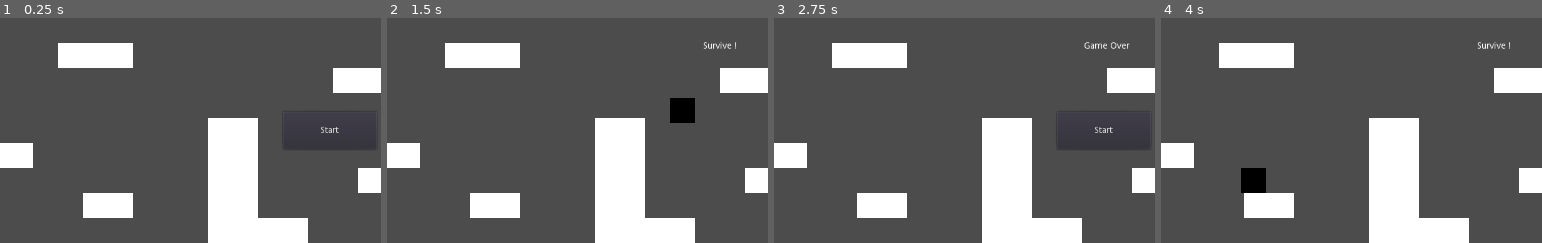
Above: before the commit, frames 1-4 (left to right).
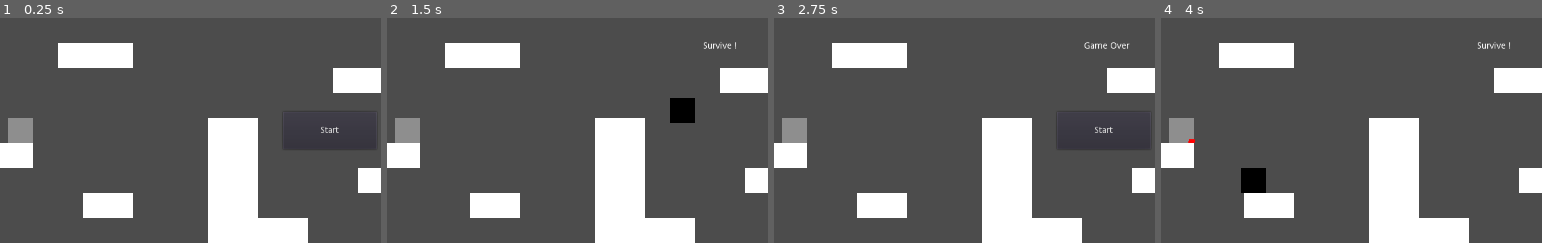
Above: after the commit, the same moments.

Repository: stanmbrs/game-gihnw
Game: Godot game, scene res://Scenes/Main.tscn
Two runs of this game, one before a commit and one after it. Both use one fixed random seed, a clock stepped at 60 frames per second and the inputs below.
Inputs:
- Up to frame 1 (0.25 s): no input
- Up to frame 2 (1.5 s): click "Start" at 0.5 s; hold Right (move_right) from 1.28 s (still down)
- Up to frame 3 (2.75 s): keep holding Right (move_right); tap Space (jump) at 1.52, 2.27 s
- Up to frame 4 (4 s): release Right (move_right) at 2.75 s; click "Start" at 2.75 s; hold Left (move_left) from 3.53 s (still down)
The pictures show only the part of the screen within x 6-56%, y 33-83%; the shares and areas given below are measured in that part.

The runs differ from the first frame. In frame 1, 0.7% of the frame differs, in the area x 2-9%, y 44-56%; in frame 2, 0.7%; in frame 3, 0.7%; in frame 4, 0.7%.

Commit message:
Mask & Layer + First enemy
Rework mask and layer
First enemy improvement: Turret can shoot

Diff:
--- a/Scenes/Bullet.tscn
+++ b/Scenes/Bullet.tscn
@@ -5,18 +5,18 @@
 [sub_resource type="RectangleShape2D" id=1]
 
 custom_solver_bias = 0.0
-extents = Vector2( 3.99571, 2.00214 )
+extents = Vector2( 5.0038, 2.99561 )
 
-[node name="Bullet" type="RigidBody2D" index="0"]
+[node name="Bullet" type="RigidBody2D"]
 
 input_pickable = false
-collision_layer = 1
-collision_mask = 1
+collision_layer = 32
+collision_mask = 11
 mode = 0
 mass = 1.0
 friction = 1.0
 bounce = 0.0
-gravity_scale = 1.0
+gravity_scale = 0.0
 custom_integrator = false
 continuous_cd = 0
 contacts_reported = 0
@@ -28,6 +28,7 @@
 angular_velocity = 0.0
 angular_damp = -1.0
 script = ExtResource( 1 )
+_sections_unfolded = [ "Collision" ]
 
 [node name="CollisionShape2D" type="CollisionShape2D" parent="." index="0"]
 
@@ -40,10 +41,10 @@
 anchor_top = 0.0
 anchor_right = 0.0
 anchor_bottom = 0.0
-margin_left = -4.0
-margin_top = -2.0
-margin_right = 4.0
-margin_bottom = 2.0
+margin_left = -5.0
+margin_top = -3.0
+margin_right = 5.0
+margin_bottom = 3.0
 rect_pivot_offset = Vector2( 0, 0 )
 rect_clip_content = false
 mouse_filter = 0
--- a/Scenes/Main.tscn
+++ b/Scenes/Main.tscn
@@ -1,12 +1,13 @@
-[gd_scene load_steps=6 format=2]
+[gd_scene load_steps=7 format=2]
 
 [ext_resource path="res://Scripts/Main.gd" type="Script" id=1]
 [ext_resource path="res://Assets/Tile Set/TileSet.tres" type="TileSet" id=2]
 [ext_resource path="res://Scenes/Player.tscn" type="PackedScene" id=3]
 [ext_resource path="res://Scenes/HUD.tscn" type="PackedScene" id=4]
 [ext_resource path="res://Scenes/SpikesX5.tscn" type="PackedScene" id=5]
+[ext_resource path="res://Scenes/MobTurret.tscn" type="PackedScene" id=6]
 
-[node name="Main" type="Node" index="0"]
+[node name="Main" type="Node"]
 
 script = ExtResource( 1 )
 
@@ -54,13 +55,13 @@
 
 [node name="Spikes" type="Node" parent="." index="5"]
 
-editor/display_folded = true
-
 [node name="SpikesX5" parent="Spikes" index="0" instance=ExtResource( 5 )]
 
 position = Vector2( 900, 700 )
 
 [node name="Spawns" type="Node" parent="." index="6"]
+
+editor/display_folded = true
 
 [node name="Spawn1" type="Position2D" parent="Spawns" index="0"]
 
@@ -94,8 +95,11 @@
 
 position = Vector2( 899.758, 500.558 )
 
+[node name="MobTurret" parent="." index="7" instance=ExtResource( 6 )]
+
+position = Vector2( 140, 420 )
+DETECT_RADIUS = 250
+
 [connection signal="timeout" from="TimeScoreTimer" to="." method="_on_TimeScoreTimer_timeout"]
 
 [connection signal="start_game" from="HUD" to="." method="new_game"]
-
-[connection signal="game_over" from="Spikes/SpikesX5" to="." method="game_over"]
--- a/Scenes/MobTurret.tscn
+++ b/Scenes/MobTurret.tscn
@@ -1,6 +1,7 @@
-[gd_scene load_steps=4 format=2]
+[gd_scene load_steps=5 format=2]
 
 [ext_resource path="res://Scripts/MobTurret.gd" type="Script" id=1]
+[ext_resource path="res://Scenes/Bullet.tscn" type="PackedScene" id=2]
 
 [sub_resource type="RectangleShape2D" id=1]
 
@@ -10,18 +11,20 @@
 [sub_resource type="CircleShape2D" id=2]
 
 custom_solver_bias = 0.0
-radius = 274.283
+radius = 100.0
 
-[node name="MobShooter" type="KinematicBody2D" index="0"]
+[node name="MobTurret" type="KinematicBody2D" index="0"]
 
 input_pickable = false
-collision_layer = 1
-collision_mask = 1
+collision_layer = 8
+collision_mask = 3
 collision/safe_margin = 0.08
 script = ExtResource( 1 )
-GRAVITY = null
-DETECT_RADIUS = null
-FIRE_RATE = null
+_sections_unfolded = [ "Collision" ]
+GRAVITY = 50.0
+DETECT_RADIUS = 300
+FIRE_RATE = 1.0
+BULLET = ExtResource( 2 )
 
 [node name="CollisionShape2D" type="CollisionShape2D" parent="." index="0"]
 
@@ -53,9 +56,25 @@
 gravity = 98.0
 linear_damp = 0.1
 angular_damp = 1.0
+collision_layer = 16
+collision_mask = 2
 audio_bus_override = false
 audio_bus_name = "Master"
+_sections_unfolded = [ "Collision" ]
 
 [node name="CollisionShape2D" type="CollisionShape2D" parent="Visibility" index="0"]
 
 shape = SubResource( 2 )
+
+[node name="ShootTimer" type="Timer" parent="." index="3"]
+
+process_mode = 1
+wait_time = 1.0
+one_shot = true
+autostart = true
+
+[connection signal="body_entered" from="Visibility" to="." method="_on_Visibility_body_entered"]
+
+[connection signal="body_exited" from="Visibility" to="." method="_on_Visibility_body_exited"]
+
+[connection signal="timeout" from="ShootTimer" to="." method="_on_ShootTimer_timeout"]
--- a/Scenes/Player.tscn
+++ b/Scenes/Player.tscn
@@ -11,11 +11,11 @@
 
 position = Vector2( -0.25, 0 )
 input_pickable = false
-collision_layer = 3
-collision_mask = 3
+collision_layer = 2
+collision_mask = 1
 collision/safe_margin = 0.08
 script = ExtResource( 1 )
-_sections_unfolded = [ "Transform", "collision" ]
+_sections_unfolded = [ "Collision", "Transform", "collision" ]
 GRAVITY = 10.0
 WALK_SPEED = 400.0
 JUMP_SPEED = 800.0
--- a/Scenes/Spikes.tscn
+++ b/Scenes/Spikes.tscn
@@ -15,7 +15,7 @@
 gravity = 98.0
 linear_damp = 0.1
 angular_damp = 1.0
-collision_layer = 2
+collision_layer = 4
 collision_mask = 2
 audio_bus_override = false
 audio_bus_name = "Master"
--- a/Scenes/SpikesX5.tscn
+++ b/Scenes/SpikesX5.tscn
@@ -8,14 +8,14 @@
 custom_solver_bias = 0.0
 extents = Vector2( 100, 19.9862 )
 
-[node name="SpikesX5" type="Area2D" index="0"]
+[node name="SpikesX5" type="Area2D"]
 
 input_pickable = true
 gravity_vec = Vector2( 0, 1 )
 gravity = 98.0
 linear_damp = 0.1
 angular_damp = 1.0
-collision_layer = 2
+collision_layer = 4
 collision_mask = 2
 audio_bus_override = false
 audio_bus_name = "Master"
--- a/Scripts/Bullet.gd
+++ b/Scripts/Bullet.gd
@@ -1,4 +1,23 @@
 extends RigidBody2D
 
+var speed = 1000
+var velocity = Vector2()
+
+func start(pos, dir):
+	position = pos
+	rotation = dir
+	velocity = Vector2(speed, 0).rotated(dir)
+
+func _physics_process(delta):
+	position += velocity * delta
+
 func _on_Bullet_body_entered(body):
+	print(body)
 	queue_free() # Destroy the bullet
+
+	var body_name = body.get_name()
+	if body_name == "Player":
+		get_node("/root/Main").call("game_over")
+	elif body_name == "MobTurret":
+		if body.has_method("hit_by_bullet"):
+			body.call("hit_by_bullet")
--- a/Scripts/MobTurret.gd
+++ b/Scripts/MobTurret.gd
@@ -3,7 +3,48 @@
 export (float) var GRAVITY
 export (int) var DETECT_RADIUS  # size of the visibility circle
 export (float) var FIRE_RATE  # delay time (s) between bullets
+export (PackedScene) var BULLET
+
+var target  # who are we shooting at?
+var can_shoot = true
+var velocity = Vector2()
+
+func hit_by_bullet():
+	queue_free() # kill the mob
+
+func shoot(pos):
+	var b = BULLET.instance()
+	var a = (pos - global_position).angle()
+	b.start(global_position, a + rand_range(-0.05, 0.05))
+	get_parent().add_child(b)
+	can_shoot = false
+	$ShootTimer.start()
+
+func _ready():
+	# set the collision area's radius
+	var shape = CircleShape2D.new()
+	shape.radius = DETECT_RADIUS
+	$Visibility/CollisionShape2D.shape = shape
+	$ShootTimer.wait_time = FIRE_RATE
 
 func _physics_process(delta):
-	velocity.y += GRAVITY
-	velocity = move_and_slide(velocity, Vector2(0, -1))
+	update()
+	if !is_on_floor():
+		velocity.y += GRAVITY
+		velocity = move_and_slide(velocity, Vector2(0, -1))
+
+	if target:
+		if can_shoot:
+			shoot(target.position)
+
+func _on_ShootTimer_timeout():
+	can_shoot = true
+
+func _on_Visibility_body_entered(body):
+	if target:
+		return
+	target = body
+
+func _on_Visibility_body_exited(body):
+	if body == target:
+		target = null
--- a/Scripts/Spikes.gd
+++ b/Scripts/Spikes.gd
@@ -1,11 +1,10 @@
 extends Area2D
 
-signal game_over
 
 func _on_Spikes_body_entered(body):
 	var body_name = body.get_name()
 	if body_name == "Player":
-		emit_signal("game_over")
+		get_node("/root/Main").call("game_over")
 		$CollisionShape2D.disabled = true
 
 func start():
